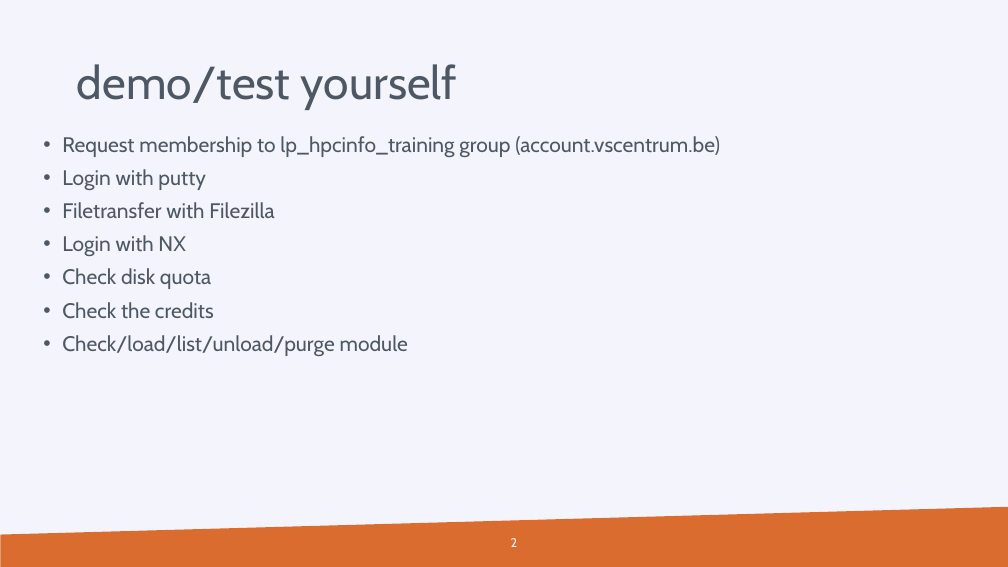
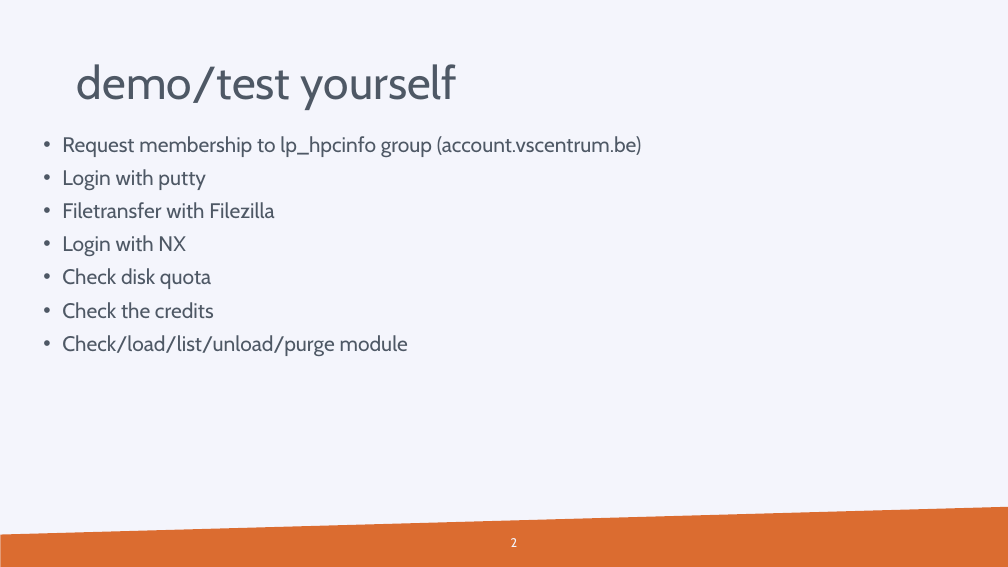
Before and after one commit to hpcleuven/HPC-intro, a slide deck: slide 2 of VSCintro-demo-slurm.pptx. Drawn at 1008x567 pixels with LibreOffice and Linux fonts; fonts in the diff are those of the drawing; background and template pictures are left out. Boxes give left, top, right and bottom in pixels: in the first picture for what was removed or moved away, otherwise in the second. Text is boxed around its words. In the diff, an @@ line names an element or a change of style, - is before the commit and + after.

Commit message:
FIX: change lp_hpcinfo_training to lp_hpcinfo

```diff
--- a/VSCintro-demo-slurm.pptx
+++ b/VSCintro-demo-slurm.pptx
@@ text at [62,136,642,157]: text changed @@
-• Request membership to lp_hpcinfo_training group (account.vscentrum.be)
+• Request membership to lp_hpcinfo group (account.vscentrum.be)
```
